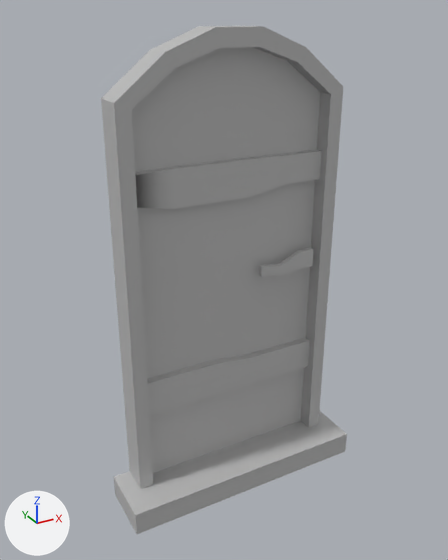
Before and after pictures for a commit that changed the FBX model Assets/Art/Models/Door.fbx.
Rendered twice from a 50 mm lens placed at (-1.86, -3.2, 3.2), pointed at (-0.07, 0.05, 1.57). Arrows for +X, +Y and +Z are at lower left; the lights stay in place. Where no turn or scale is listed for an object, it has been applied to the vertices.
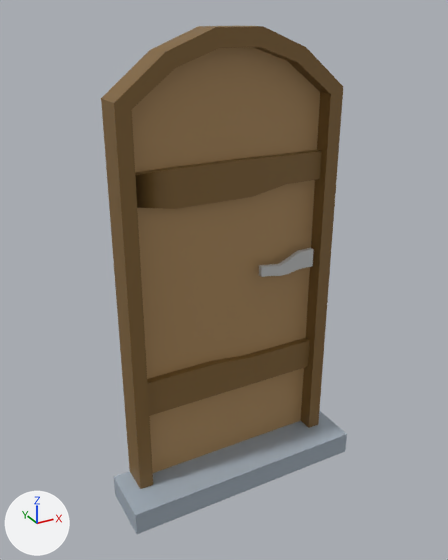
The change, as a diff of the scene's bpy script:
```diff
--- a/Assets/Art/Models/Door.fbx.py
+++ b/Assets/Art/Models/Door.fbx.py
@@ mat_bridgecurved_stone2 @@
+mat_bridgecurved_stone2 = principled_material('BridgeCurved_Stone2')
+mat_bridgecurved_stone2.base_color = (0.365, 0.427, 0.494)  # grey #a3afbb
@@ mat_fence_wood @@
+mat_fence_wood = principled_material('Fence_wood')
+mat_fence_wood.base_color = (0.212, 0.118, 0.0313)  # brown #7f6031
@@ mat_fence_wood2 @@
+mat_fence_wood2 = principled_material('Fence_wood2')
+mat_fence_wood2.base_color = (0.416, 0.254, 0.106)  # brown #ad8a5c
@@ mat_dummy_metal2 @@
+mat_dummy_metal2 = principled_material('Dummy_metal2')
+mat_dummy_metal2.base_color = (0.541, 0.551, 0.554)  # light grey #c2c4c4
@@ me_mesh @@
 me_mesh.from_pydata(...)  # 241 vertices, 224 faces; spans x -0.88..0.88, y -0.21..0.21, z 0.0..3.1
 # used by ob_pcube256; location = (0.0, 0.0, 0.0)
+# me_mesh part 1: all 65 faces centred in x -0.88..0.88, y -0.21..0.16, z 0.0..0.17 switch from mat_lambert1 (grey #bcbcbc) to mat_bridgecurved_stone2 (grey #a3afbb)
+# me_mesh part 2: 59 of the faces centred in x -0.76..0.76, y 0.0..0.16, z 2.1..3.1 switch from mat_lambert1 (grey #bcbcbc) to mat_fence_wood (brown #7f6031)
+# me_mesh part 3: 18 of the faces centred in x -0.76..0.0, y 0.0..0.16, z 0.43..0.95 switch from mat_lambert1 (grey #bcbcbc) to mat_fence_wood (brown #7f6031)
+# me_mesh part 4: 15 of the faces centred in x 0.26..0.76, y 0.0..0.16, z 0.43..0.92 switch from mat_lambert1 (grey #bcbcbc) to mat_fence_wood (brown #7f6031)
+# me_mesh part 5: 5 of the faces centred in x -0.76..-0.66, y 0.0..0.16, z 1.53..1.55 switch from mat_lambert1 (grey #bcbcbc) to mat_fence_wood (brown #7f6031)
+# me_mesh part 6: 5 of the faces centred in x 0.66..0.76, y 0.0..0.16, z 1.53..1.54 switch from mat_lambert1 (grey #bcbcbc) to mat_fence_wood (brown #7f6031)
+# me_mesh part 7: all 15 faces centred in x -0.53..0.53, y 0.11, z 0.43..2.67 switch from mat_lambert1 (grey #bcbcbc) to mat_fence_wood2 (brown #ad8a5c)
+me_mesh.materials.append(mat_dummy_metal2)  # light grey #c2c4c4
```

Pixel boxes [x1, y1, x2, y2] of what changed, in the pictures (448 x 560 px):
part 1 of me_mesh, recoloured
    both: [114, 411, 347, 534]
part 2 of me_mesh, recoloured (grey to brown)
    both: [101, 26, 343, 213]
part 3 of me_mesh, recoloured (grey to brown)
    both: [123, 355, 249, 489]
part 4 of me_mesh, recoloured (grey to brown)
    both: [246, 338, 325, 428]
part 5 of me_mesh, recoloured (grey to brown)
    both: [109, 203, 148, 397]
part 6 of me_mesh, recoloured (grey to brown)
    both: [306, 179, 336, 344]
part 7 of me_mesh, recoloured (grey to brown)
    both: [132, 47, 320, 473]
